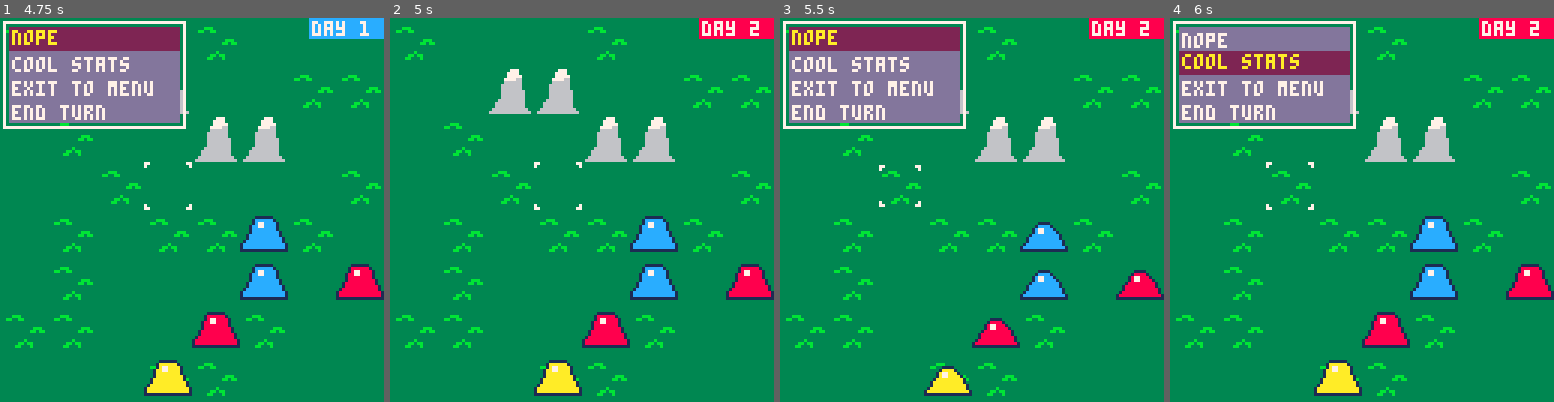
Above: before the commit, frames 1-4 (left to right).
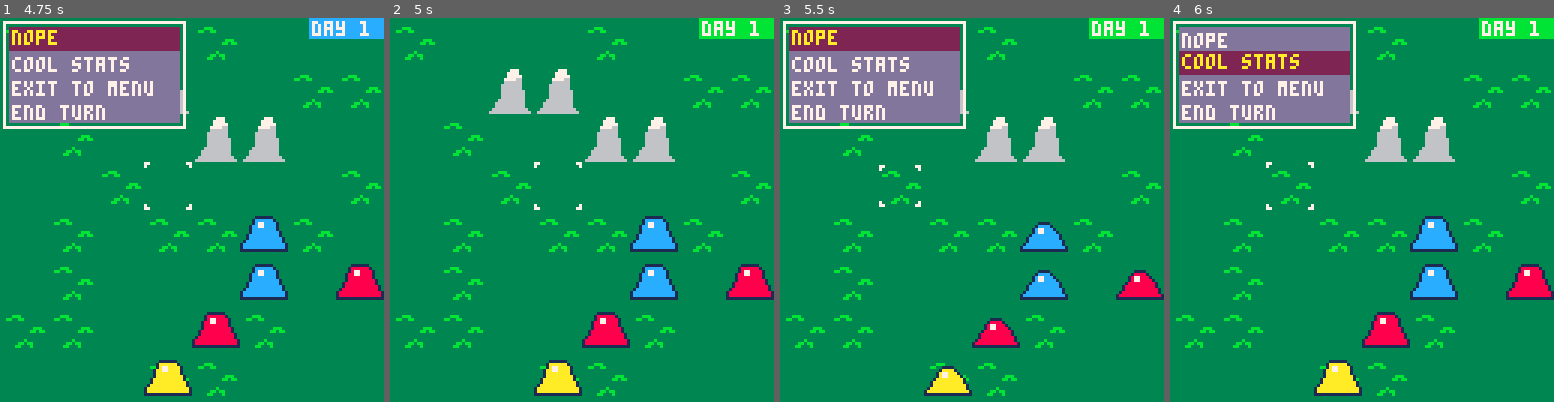
Above: after the commit, the same moments.

Repository: Cuttleshock/PICO-8-projects
Game: PICO-8 cartridge wars.p8
Two runs of this game, one before a commit and one after it. Both use one fixed random seed, a clock stepped at 60 frames per second and the inputs below.
Inputs:
- Up to frame 1 (4.75 s): tap X (X key) at 0.33, 1.07, 1.85, 2.97, 4.08 s; tap O (Z key) at 0.7, 1.7, 2.1, 2.5, 2.9, 3.3, 3.7, 4.1, 4.5 s; hold Right 1.6-2.1 s; hold Up 2.15-2.42 s; hold Right 2.47-3.03 s; hold Left 3.08-3.58 s; hold Down 3.63-3.97 s; hold Right 4.02-4.68 s; hold Up from 4.73 s (still down)
- Up to frame 2 (5 s): keep holding Up; tap O (Z key) at 4.9 s
- Up to frame 3 (5.5 s): release Up at 5.03 s; hold Left from 5.08 s (still down); tap X (X key) at 5.2 s; tap O (Z key) at 5.3 s
- Up to frame 4 (6 s): release Left at 5.68 s; tap O (Z key) at 5.7 s; hold Down from 5.73 s (still down)

Frame 1 is identical in both runs. In frame 2, 0.8% of the frame differs, in the area x 80-100%, y 0-6%; in frame 3, 0.8%; in frame 4, 0.8%.

Commit message:
Oops, forgot to actually add FACTION_GREEN and FACTION_YELLOW to the participants of the test battle

Diff:
--- a/wars.p8
+++ b/wars.p8
@@ -158,7 +158,7 @@
 	units={}
 	init_pointer(3,3)
 	update_camera()
-	battle_factions={ FACTION_RED, FACTION_BLUE }
+	battle_factions={ FACTION_RED, FACTION_BLUE, FACTION_GREEN, FACTION_YELLOW }
 	battle_turn=1
 	active_faction=1
 	make_unit(7,5,FACTION_RED,slime_base)
